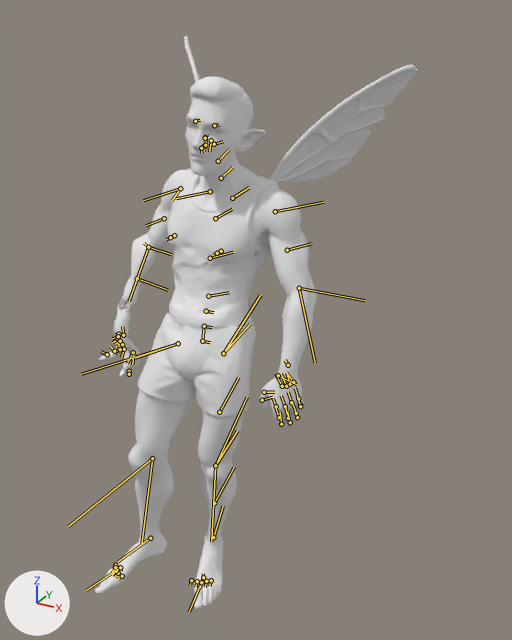
The glTF model public/models/Fairy_Male_Idle.glb, before and after one commit.
Rendered twice from a camera (50 mm lens) standing at (60.0, -91.6, 106.6) and looking at (5.3, 7.7, 56.9). The axes (+X, +Y, +Z) are drawn at lower left. The lights are the same throughout. The picture after the commit comes second. Both versions are drawn at frame 48 of the action 'badass-idle-626441'; the numbers are the values there. The bones that change, and the others that lie on the model, are drawn over the model as lines.
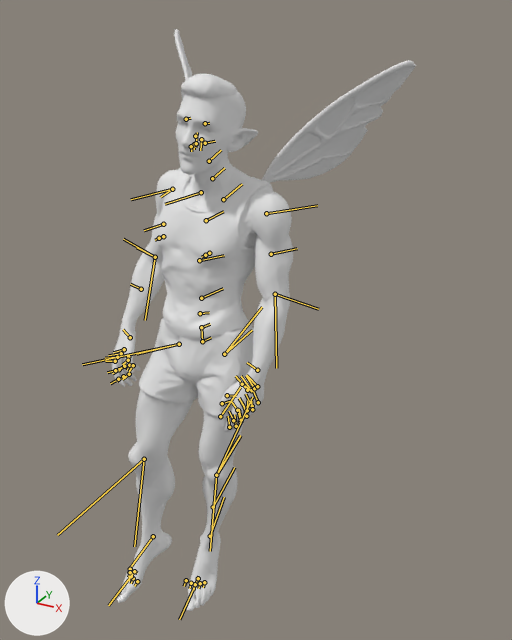
The change in detail:
Bone 'pelvis' (bone_pelvis) turns from (-1, -2, 24) to (-1, -2, 4) degrees about its own x, y and z.
Bone 'spine_02' (bone_spine_02) turns from (-2, -1, 1) to (-2, -1, 11) degrees about its own x, y and z.
Bone 'spine_04' (bone_spine_04) turns from (-2, 11, -19) to (-2, 11, -8) degrees about its own x, y and z.
Bone 'clavicle_l' (bone_clavicle_l) turns from (-8, -6, 15) to (-1, -6, 15) degrees about its own x, y and z.
Bone 'upperarm_l' (bone_upperarm_l) turns from (22, 14, -15) to (18, 28, -17) degrees about its own x, y and z.
Bone 'lowerarm_l' (bone_lowerarm_l) turns from (16, 14, 14) to (-6, 4, 14) degrees about its own x, y and z.
Bone 'middle_01_l' (bone_middle_01_l) turns from (3, -18, -5) to (5, -5, -5) degrees about its own x, y and z.
Bone 'index_01_l' (bone_index_01_l) turns from (10, -22, -11) to (10, -10, -10) degrees about its own x, y and z.
Bone 'ring_01_l' (bone_ring_01_l) turns from (-6, -14, -3) to (-4, 2, -2) degrees about its own x, y and z.
Bone 'pinky_01_l' (bone_pinky_01_l) turns from (15, -2, 12) to (20, 12, 12) degrees about its own x, y and z.
Bone 'cc_base_l_upperarmtwist01' (bone_cc_base_l_upperarmtwist01) turns from (-15, 0, 0) to (-6, 0, 0) degrees about its own x, y and z.
Bone 'cc_base_l_upperarmtwist02' (bone_cc_base_l_upperarmtwist02) turns from (15, 0, 0) to (6, 0, 0) degrees about its own x, y and z.
Bone 'clavicle_r' (bone_clavicle_r) turns from (-9, 0, 11) to (-2, -1, 13) degrees about its own x, y and z.
Bone 'upperarm_r' (bone_upperarm_r) turns from (21, 18, -13) to (18, 32, -14) degrees about its own x, y and z.
Bone 'lowerarm_r' (bone_lowerarm_r) turns from (9, 18, 11) to (-8, 3, 10) degrees about its own x, y and z.
Bone 'cc_base_r_forearmtwist02' (bone_cc_base_r_forearmtwist02) turns from (125, 0, 0) to (-4, 0, 0) degrees about its own x, y and z.
Bone 'middle_01_r' (bone_middle_01_r) turns from (-34, 19, 30) to (5, -6, -7) degrees about its own x, y and z.
Bone 'ring_01_r' (bone_ring_01_r) turns from (-13, 16, 19) to (-4, 2, -2) degrees about its own x, y and z.
Bone 'index_01_r' (bone_index_01_r) turns from (28, 6, -83) to (10, -10, -10) degrees about its own x, y and z.
Bone 'pinky_01_r' (bone_pinky_01_r) turns from (15, 7, -16) to (18, 15, 8) degrees about its own x, y and z.
Bone 'thigh_l' (bone_thigh_l) turns from (11, 11, -27) to (13, 10, -7) degrees about its own x, y and z.
Bone 'calf_l' (bone_calf_l) turns from (-6, -3, 2) to (-6, 0, -1) degrees about its own x, y and z.
Bone 'foot_l' (bone_foot_l) turns from (4, -8, 32) to (1, -8, 7) degrees about its own x, y and z.
Bone 'thigh_r' (bone_thigh_r) turns from (2, -8, -15) to (3, -9, 4) degrees about its own x, y and z.
Bone 'calf_r' (bone_calf_r) turns from (-5, -3, -6) to (-6, -1, -6) degrees about its own x, y and z.
Bone 'foot_r' (bone_foot_r) turns from (15, 6, 27) to (11, 7, -2) degrees about its own x, y and z.

Changed parts and their boxes [x1, y1, x2, y2] in the pictures (512 x 640 px):
'default', posed: before [95, 36, 417, 608]; after [111, 29, 416, 611]
bone 'pelvis', root to tip: before (202, 341) to (210, 342); after (202, 341) to (211, 337)
bone 'spine_02', root to tip: before (206, 311) to (213, 312); after (200, 313) to (209, 312)
bone 'spine_04', root to tip: before (210, 258) to (233, 252); after (199, 260) to (224, 255)
bone 'clavicle_l', root to tip: before (232, 198) to (249, 187); after (223, 199) to (242, 184)
bone 'upperarm_l', root to tip: before (275, 211) to (323, 202); after (266, 213) to (317, 205)
bone 'lowerarm_l', root to tip: before (299, 288) to (365, 300); after (275, 294) to (318, 309)
bone 'middle_01_l', root to tip: before (285, 406) to (281, 395); after (246, 410) to (239, 398)
bone 'index_01_l', root to tip: before (276, 406) to (273, 398); after (237, 410) to (231, 401)
bone 'ring_01_l', root to tip: before (291, 402) to (288, 392); after (252, 406) to (245, 394)
bone 'pinky_01_l', root to tip: before (298, 398) to (295, 388); after (258, 402) to (253, 391)
bone 'cc_base_l_upperarmtwist01', root to tip: before (275, 211) to (299, 207); after (266, 213) to (296, 209)
bone 'cc_base_l_upperarmtwist02', root to tip: before (287, 250) to (311, 243); after (271, 254) to (297, 248)
bone 'clavicle_r', root to tip: before (210, 191) to (176, 198); after (201, 192) to (165, 204)
bone 'upperarm_r', root to tip: before (180, 188) to (143, 200); after (172, 189) to (131, 199)
bone 'lowerarm_r', root to tip: before (148, 247) to (144, 243); after (155, 257) to (123, 239)
bone 'cc_base_r_forearmtwist02', root to tip: before (137, 278) to (168, 290); after (141, 289) to (130, 284)
bone 'middle_01_r', root to tip: before (119, 343) to (115, 347); after (117, 357) to (105, 358)
bone 'ring_01_r', root to tip: before (118, 339) to (112, 342); after (121, 353) to (108, 355)
bone 'index_01_r', root to tip: before (120, 349) to (118, 345); after (115, 361) to (105, 361)
bone 'pinky_01_r', root to tip: before (118, 334) to (115, 334); after (124, 349) to (113, 352)
bone 'thigh_l', root to tip: before (223, 353) to (260, 295); after (224, 354) to (262, 307)
bone 'calf_l', root to tip: before (215, 465) to (247, 397); after (216, 475) to (252, 397)
bone 'foot_l', root to tip: before (213, 537) to (223, 506); after (210, 536) to (224, 497)
bone 'thigh_r', root to tip: before (178, 343) to (81, 374); after (179, 344) to (82, 364)
bone 'calf_r', root to tip: before (152, 458) to (68, 526); after (144, 459) to (57, 535)
bone 'foot_r', root to tip: before (150, 538) to (117, 562); after (153, 536) to (128, 570)
